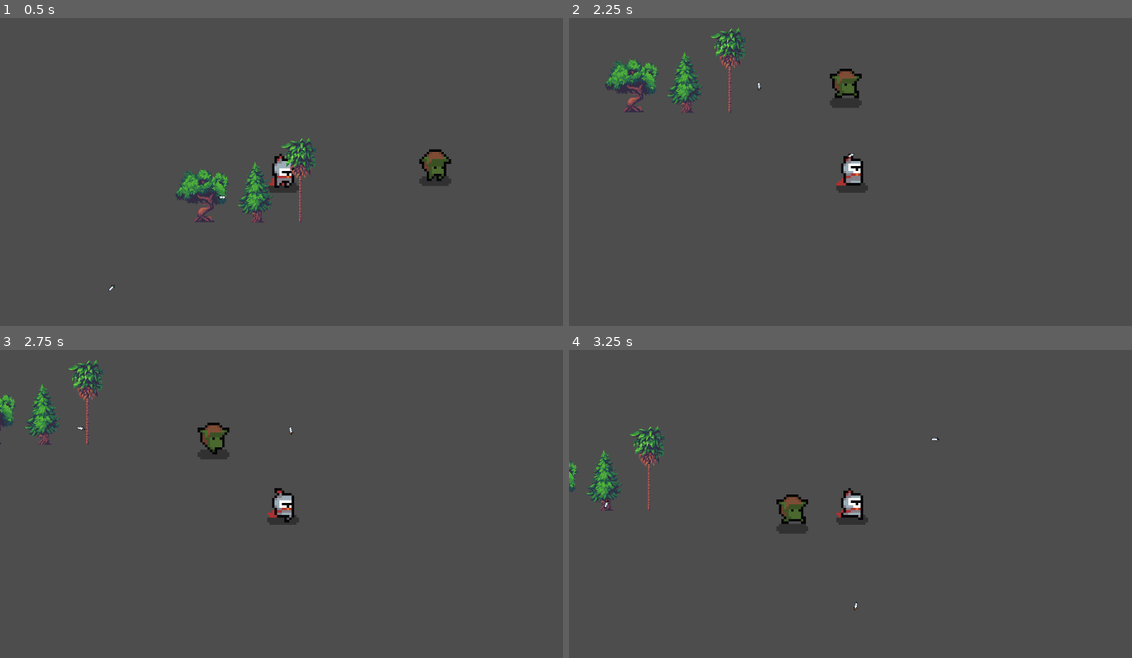
Above: before the commit, frames 1-4 (two rows, left to right).
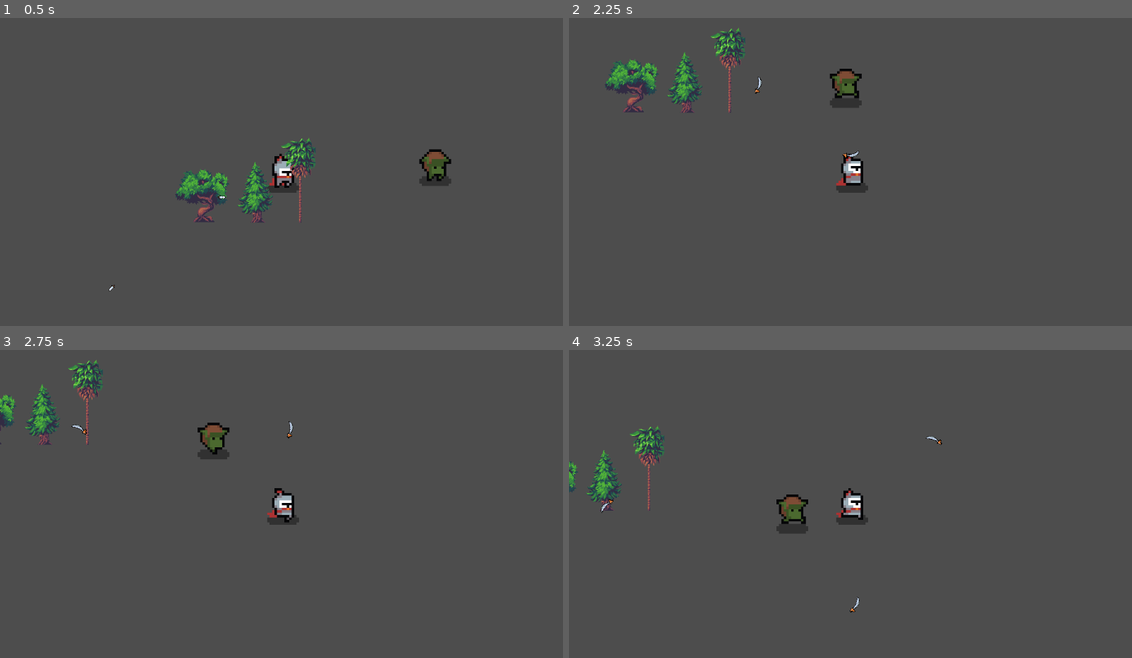
Above: after the commit, the same moments.

Repository: youngxblood/TopDown_Godot
Game: Godot game, scene res://Levels/world.tscn
Two runs of this game, one before a commit and one after it. Both use one fixed random seed, a clock stepped at 60 frames per second and the inputs below.
Inputs (mouse positions are in pixels of both pictures, inside the frame that each line leads up to):
- Up to frame 1 (0.5 s): no input
- Up to frame 2 (2.25 s): move the mouse to (974, 159) at 0.52 s; hold D (move_right) 0.53-1.28 s; click (974, 159) at 0.6 s; move the mouse to (737, 193) at 1.27 s; hold S (move_down) 1.28-2.03 s; click (737, 193) at 1.35 s; move the mouse to (906, 107) at 2.02 s; hold D (move_right) from 2.03 s (still down); click (906, 107) at 2.1 s
- Up to frame 3 (2.75 s): keep holding D (move_right)
- Up to frame 4 (3.25 s): move the mouse to (822, 571) at 2.77 s; release D (move_right) at 2.78 s; hold W (move_up) from 2.78 s (still down); click (822, 571) at 2.85 s

Frame 1 is identical in both runs. In frame 2, less than 0.1% of the frame differs, in the area x 32-52%, y 18-46%; in frame 3, less than 0.1%; in frame 4, less than 0.1%, in the area x 5-67%, y 27-86%.

Commit message:
Projectiles are destroyed after delay, added throw cooldown

Diff:
--- a/Entity/Components/ProjectileComponents/projectilethrower_component.gd
+++ b/Entity/Components/ProjectileComponents/projectilethrower_component.gd
@@ -1,11 +1,19 @@
 extends Node2D
 class_name ProjectileThrowerComponent
 
+@onready var cooldown_timer : Timer = $CooldownTimer
+
 @export_file var projectile_location
 var string_to_load : String
+var is_off_cooldown : bool = true
+var cooldown_time : float = 0.2
 
 
+## Spawns the projectile when available
 func spawn_projectile():
+	if !is_off_cooldown: # Early return if on cooldown
+		return
+
 	string_to_load = projectile_location
 	var PROJECTILE = load(projectile_location)
 	if PROJECTILE:
@@ -19,3 +27,15 @@
 
 		var projectile_rotation = self.get_parent().global_position.direction_to(get_global_mouse_position()).angle()
 		projectile.rotation = projectile_rotation;
+		start_cooldown()
+
+
+## Start cool down in between spawn_projectile()
+func start_cooldown():
+	is_off_cooldown = false
+	cooldown_timer.wait_time = cooldown_time
+	cooldown_timer.start()
+	await cooldown_timer.timeout
+
+	# When timer is done
+	is_off_cooldown = true
--- a/Entity/Components/ProjectileComponents/projectilethrower_component.tscn
+++ b/Entity/Components/ProjectileComponents/projectilethrower_component.tscn
@@ -4,3 +4,5 @@
 
 [node name="ProjectileThrower_Component" type="Node2D"]
 script = ExtResource("1_33yxp")
+
+[node name="CooldownTimer" type="Timer" parent="."]
--- a/Entity/Projectiles/projectile_base.gd
+++ b/Entity/Projectiles/projectile_base.gd
@@ -2,11 +2,18 @@
 class_name ProjectileBase
 
 @onready var sprite : Sprite2D = $Sprite2D
+@onready var lifetime_timer : Timer = $Lifetime_Timer
 
 @export var hitbox_component : HitboxComponent
+@export var timeout_time : float = 3
 
 var projectile_owner : BaseCharacter # Used to ensure owner does not get hit by projectile
 var projectile_speed = 300
+
+
+func _ready():
+	start_projectile_timeout()
+
 
 func _physics_process(delta):
 	var direction : Vector2 = Vector2.RIGHT.rotated(rotation);
@@ -15,3 +22,12 @@
 
 func destroy_projectile():
 	self.queue_free()
+
+
+func start_projectile_timeout():
+	lifetime_timer.wait_time = timeout_time
+	lifetime_timer.start()
+	await lifetime_timer.timeout
+
+	# When timer is over
+	destroy_projectile()
--- a/Entity/Projectiles/projectile_base.tscn
+++ b/Entity/Projectiles/projectile_base.tscn
@@ -6,6 +6,7 @@
 [ext_resource type="PackedScene" uid="uid://cc3mbvfqoygxr" path="res://Entity/Components/ProjectileComponents/projectilemovement_component.tscn" id="4_bcged"]
 
 [sub_resource type="RectangleShape2D" id="RectangleShape2D_wsaq7"]
+size = Vector2(13, 6)
 
 [node name="Projectile_Base" type="Node2D" node_paths=PackedStringArray("hitbox_component")]
 script = ExtResource("1_4hl4q")
@@ -25,5 +26,7 @@
 
 [node name="ProjectileMovement_Component" parent="." instance=ExtResource("4_bcged")]
 
+[node name="Lifetime_Timer" type="Timer" parent="."]
+
 [editable path="Hitbox_Component"]
 [editable path="Projectiledamage_Component"]
--- a/Entity/Projectiles/spinningsword_projectile.tscn
+++ b/Entity/Projectiles/spinningsword_projectile.tscn
@@ -1,14 +1,22 @@
-[gd_scene load_steps=4 format=3 uid="uid://drxhmgxhpv0k8"]
+[gd_scene load_steps=5 format=3 uid="uid://drxhmgxhpv0k8"]
 
 [ext_resource type="PackedScene" uid="uid://daq84x7vsorbe" path="res://Entity/Projectiles/projectile_base.tscn" id="1_yipa3"]
-[ext_resource type="Texture2D" uid="uid://dlbhhgipetrtq" path="res://Resources/Sprites/Weapons/weapon_sword_1.png" id="2_e3nqa"]
 [ext_resource type="Script" path="res://Entity/Projectiles/spinningsword_projectile.gd" id="2_lawb6"]
+[ext_resource type="Texture2D" uid="uid://r6lrqm5m40rc" path="res://Resources/Sprites/Weapons/sword_curved_1.png" id="3_hw8eb"]
+
+[sub_resource type="RectangleShape2D" id="RectangleShape2D_87j0g"]
+size = Vector2(23.5, 7.92392)
 
 [node name="SpinningSword_Projectile" instance=ExtResource("1_yipa3")]
 script = ExtResource("2_lawb6")
 
 [node name="Sprite2D" parent="." index="0"]
-texture = ExtResource("2_e3nqa")
+texture = ExtResource("3_hw8eb")
+
+[node name="CollisionShape2D" parent="Hitbox_Component" index="0"]
+position = Vector2(5, -3)
+rotation = -0.468827
+shape = SubResource("RectangleShape2D_87j0g")
 
 [node name="Projectiledamage_Component" parent="." index="2"]
 damage = 5.0
Binary file added: Resources/Sprites/Weapons/sword_curved_1.aseprite
Binary file added: Resources/Sprites/Weapons/sword_curved_1.png
Not shown, added: Resources/Sprites/Weapons/sword_curved_1.png.import
